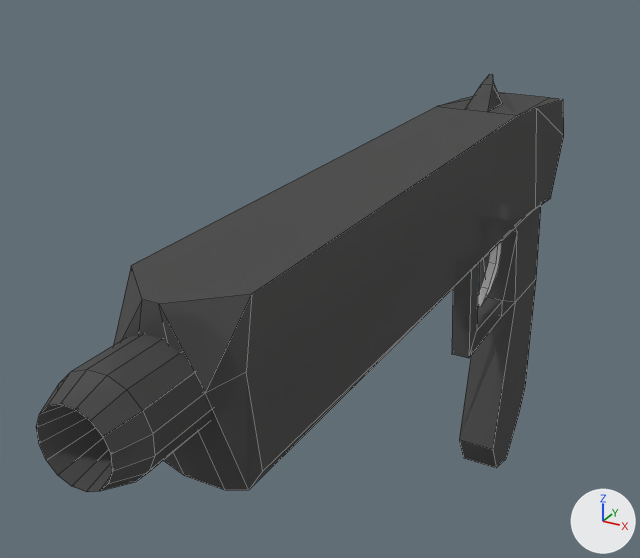
The Blender file Battle of Steel/Assets/Kawano/Pistol_01.blend, before and after one commit.
Both versions are drawn from a 50 mm camera at (0.761, -2.669, 1.402) aimed at (-0.222, -0.881, 0.508). Every picture has the same lights, and +X, +Y and +Z are marked at lower right. Mesh edges are drawn as thin lines.

The older version as bpy lines, for what is in view:
```python
me_body = bpy.data.meshes.new('Body')
me_body.from_pydata(...)  # 152 vertices, 137 faces; spans x -0.94..0.48, y -1.96..0.17, z -0.19..0.07
me_body.materials.append(mat_base_material)  # picture img_pistol_body_tex
ob_pistol_body = bpy.data.objects.new('Pistol_Body', me_body)
ob_pistol_body.location = (0.06, -0.005, 0.0)
ob_pistol_body.rotation_euler = (0.0, 1.571, 0.0)  # degrees (0, 90, 0)
```
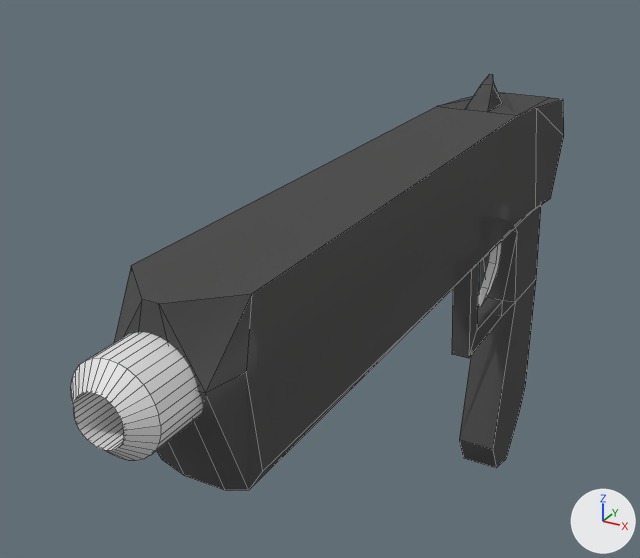
Boxes (x1, y1, x2, y2) around the edits, measured in the pictures (640 x 558 px):
'Pistol_Body', reshaped (15% narrower)
    before: (36, 74, 564, 492)
    after: (114, 74, 564, 490)
'Pistol_Nossle', added
    after: (71, 332, 203, 461)
part 1 of me_body, deleted
    before: (36, 334, 212, 492)

Diff of the bpy script that builds the scene:
```diff
--- a/Battle of Steel/Assets/Kawano/Pistol_01.blend.py
+++ b/Battle of Steel/Assets/Kawano/Pistol_01.blend.py
@@ me_body @@
 me_body.from_pydata(...)  # 152 vertices, 137 faces; spans x -0.94..0.48, y -1.96..0.17, z -0.19..0.07
 # used by ob_pistol_body; location = (0.06, -0.005, 0.0); rotation_euler = (0.0, 1.571, 0.0), in degrees (0, 90, 0)
+# me_body part 1: the loose piece of 64 vertices spanning x -0.81..-0.64, y -1.96..-1.7, z -0.15..0.03 is deleted
 me_body.materials.append(mat_base_material)
@@ me_nossle @@
+me_nossle.from_pydata(...)  # 128 vertices, 98 faces; spans x -1.0..1.0, y -1.0..1.0, z -1.0..1.27
@@ ob_pistol_nossle @@
+ob_pistol_nossle = bpy.data.objects.new('Pistol_Nossle', me_nossle)
+ob_pistol_nossle.parent = ob_pistol_body
+ob_pistol_nossle.matrix_parent_inverse = Matrix(((0.0, 0.0, -1.0, -0.000048), (0.0, 1.0, 0.0, 0.00547), (1.0, 0.0, 0.0, -0.06), (0.0, 0.0, 0.0, 1.0)))
+ob_pistol_nossle.location = (-0.00431, -1.75, 0.734)
+ob_pistol_nossle.rotation_euler = (1.571, 1.571, 0.0)  # degrees (90, 90, 0)
+ob_pistol_nossle.scale = (0.0807, 0.0807, 0.123)
```
